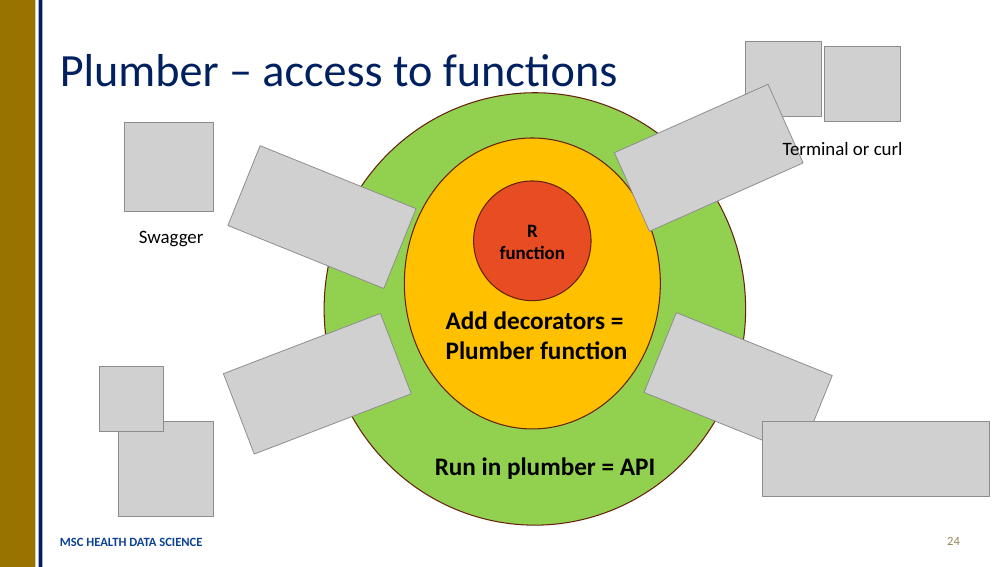
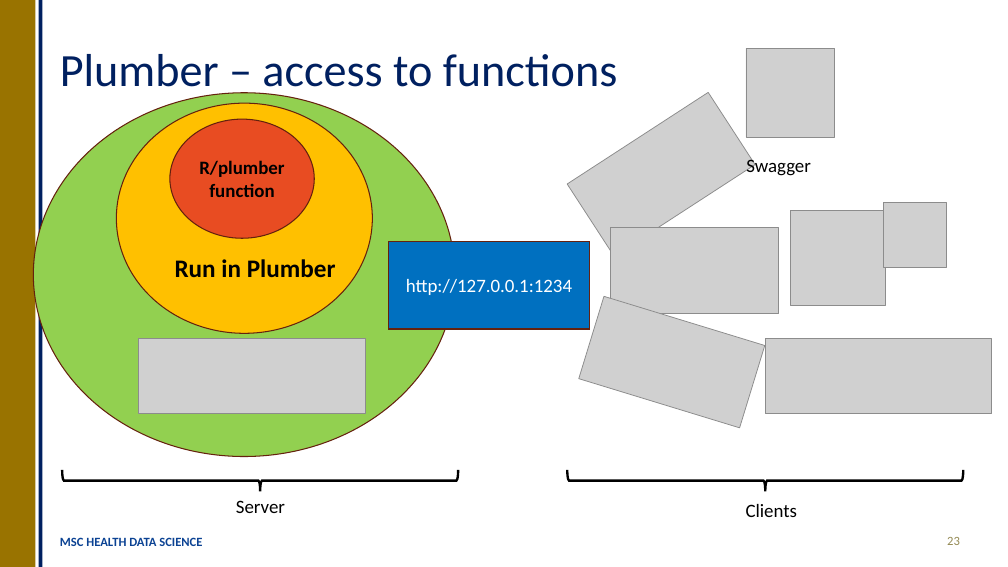
Before and after one commit to OllyButters/HDS-plumber, a slide deck: slide 23 of api_plumber_slides.pptx (slide 24 before the commit). Drawn at 1008x567 pixels with LibreOffice and Linux fonts; fonts in the diff are those of the drawing; grey boxes stand for pictures. Boxes give left, top, right and bottom in pixels: in the first picture for what was removed or moved away, otherwise in the second. Text is boxed around its words. In the diff, an @@ line names an element or a change of style, - is before the commit and + after.

Commit message:
talk update

```diff
--- a/api_plumber_slides.pptx
+++ b/api_plumber_slides.pptx
@@ picture: place and size @@
-picture at box(125, 123, 213, 211)
+picture at box(746, 48, 835, 137)
@@ picture removed at box(746, 42, 821, 117) @@
@@ picture removed at box(825, 46, 901, 122) @@
@@ picture removed at box(615, 84, 804, 231) @@
@@ ellipse: place and size @@
-ellipse at box(324, 93, 746, 526)
+ellipse at box(33, 93, 455, 457)
@@ ellipse: place and size @@
-ellipse at box(405, 138, 661, 430)
+ellipse at box(116, 103, 373, 333)
@@ ellipse "R/plumber function": place and size @@
-ellipse "R/plumber function" at box(474, 181, 591, 300)
+ellipse "R/plumber function" at box(170, 119, 315, 239)
@@ picture at box(568, 92, 756, 256): rotation 292 to 237 degrees @@
@@ text removed at box(783, 140, 903, 161) @@
-Terminal or curl
@@ text in ellipse at box(199, 160, 284, 197): text changed @@
-R function
+R/plumber function
@@ text "Swagger": place and size @@
-text "Swagger" at box(139, 230, 204, 247)
+text "Swagger" at box(746, 156, 811, 176)
@@ picture: place and size @@
-picture at box(100, 367, 163, 432)
+picture at box(883, 203, 947, 268)
@@ picture at box(611, 228, 779, 314): rotation 249 to 270 degrees @@
@@ picture: place and size @@
-picture at box(118, 421, 213, 516)
+picture at box(790, 210, 885, 306)
@@ text at box(175, 259, 336, 278): text changed @@
-Run in plumber = API
+Run in Plumber
@@ rectangle added at box(389, 241, 590, 329), fill #0070C0, outline #66210F 1 pt, 18 pt, text #FFFFFF @@
+http://127.0.0.1:1234
@@ picture at box(579, 296, 765, 428): rotation 292 to 287 degrees @@
@@ text removed at box(446, 311, 627, 360) @@
-Add decorators = Plumber function
@@ picture: place and size @@
-picture at box(762, 422, 989, 497)
+picture at box(138, 339, 365, 414)
@@ picture added at box(765, 339, 992, 414) @@
@@ right brace added at box(62, 470, 458, 492), outline #000000 2.25 pt @@
@@ right brace added at box(567, 470, 963, 492), outline #000000 2.25 pt @@
@@ text added at box(236, 500, 285, 513), 18 pt, text #000000 @@
+Server
@@ text added at box(746, 504, 798, 517), 18 pt, text #000000 @@
+Clients
@@ page number at box(947, 537, 960, 545): text changed @@
-24
+23
```
Also in this commit, not shown: 8 other slides changed, 1 slide removed, 1 other file.
